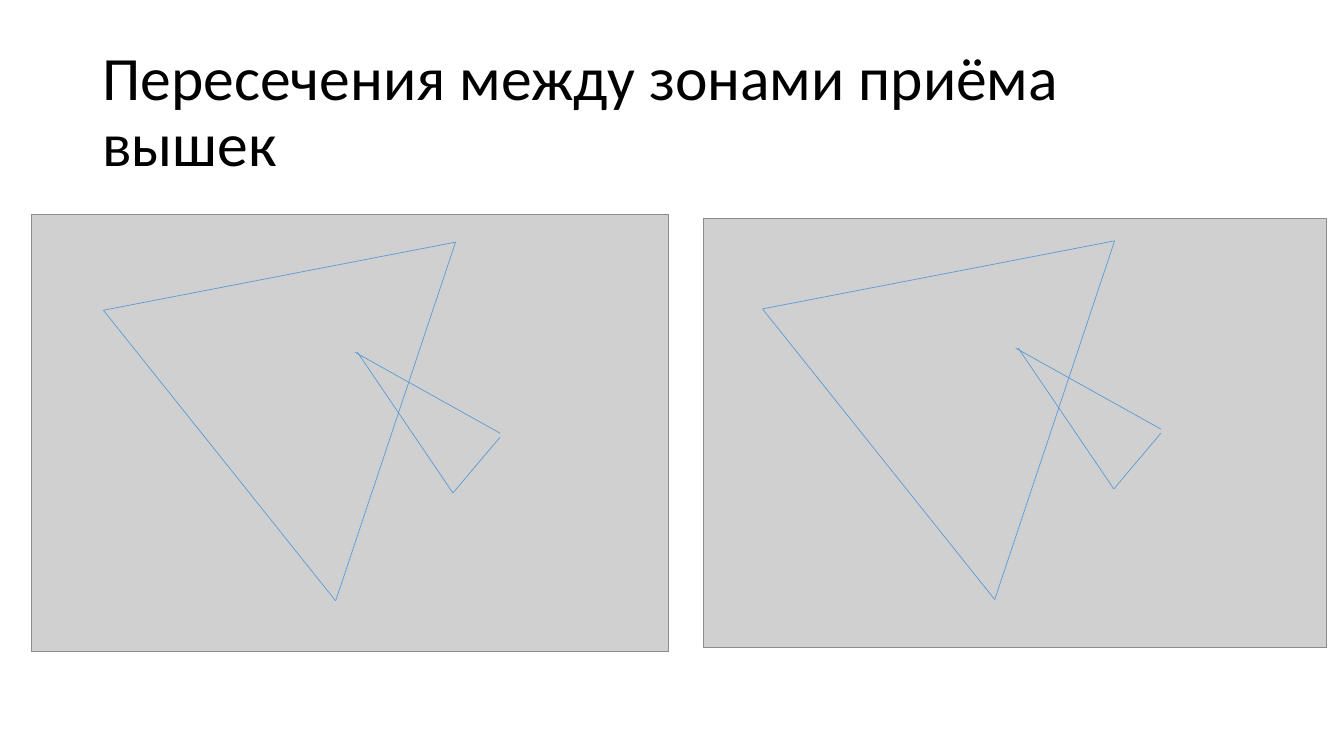
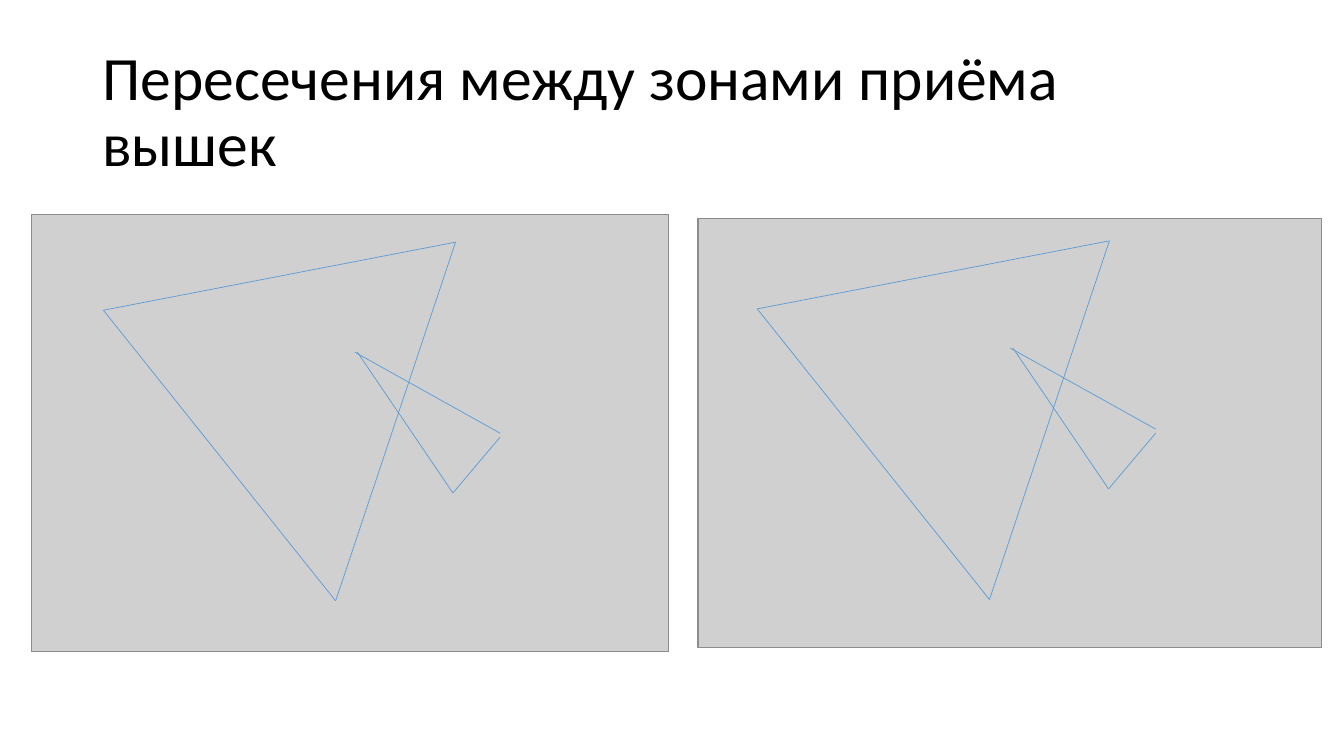
Before and after one commit to Sirorezka/Telecom_project, a slide deck: slide 13 of my_ppt.pptx (slide 6 before the commit). Drawn at 1344x756 pixels with LibreOffice and Linux fonts; fonts in the diff are those of the drawing; grey boxes stand for pictures. Boxes give left, top, right and bottom in pixels: in the first picture for what was removed or moved away, otherwise in the second. Text is boxed around its words. In the diff, an @@ line names an element or a change of style, - is before the commit and + after.

```diff
--- a/my_ppt.pptx
+++ b/my_ppt.pptx
@@ 6 lines, 1 picture: place and size @@
-6 lines, 1 picture at [704, 219, 1328, 648]
+6 lines, 1 picture at [699, 219, 1323, 648]
```
Also in this commit, not shown: 11 slides added, 4 slides removed, 7 other files.
